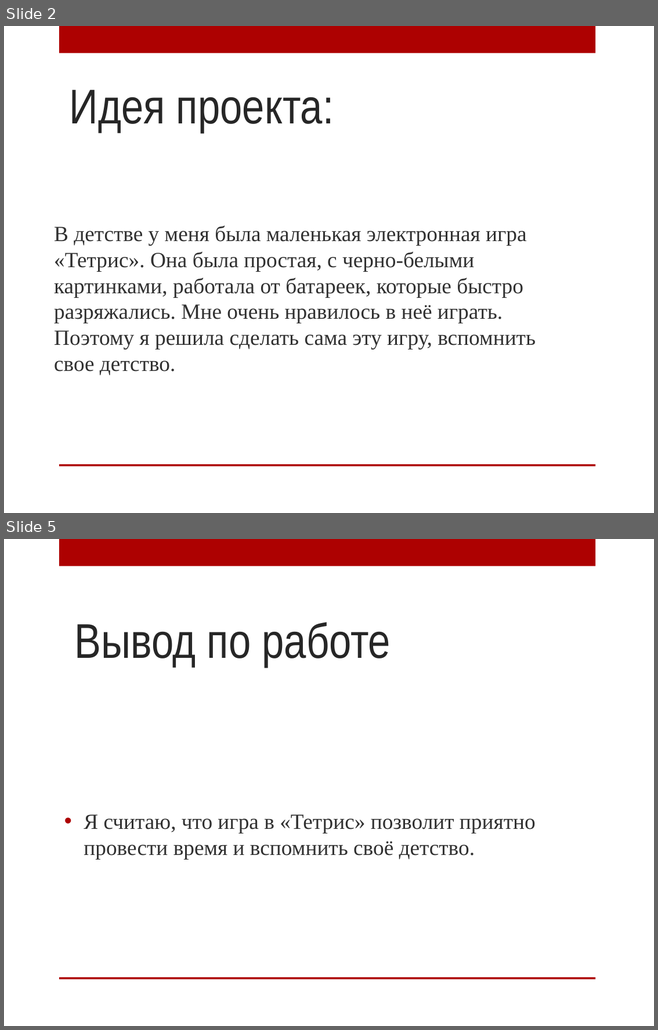
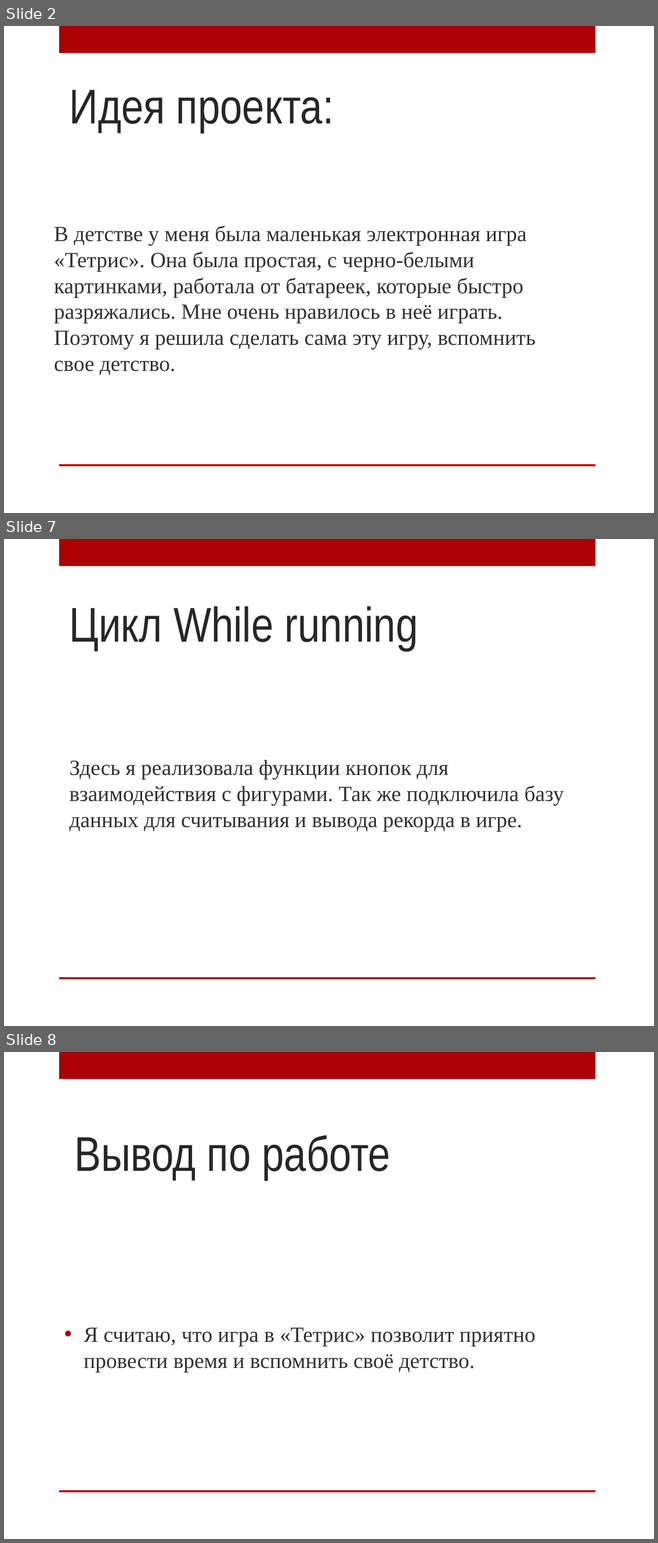
Before and after one commit to 61milenap/pygame, a slide deck: Название проекта « Тетрис».pptx. Shown one above the other, each under a label of ours: slides 2 and 5 before the commit, slides 2, 7 and 8 after it; the slides between them are not shown. The pictures are 658x1030 and 658x1543 pixels, drawn with LibreOffice and Linux fonts; fonts in the diff are those of the drawing; background and template pictures are left out. Boxes give left, top, right and bottom in pixels: in the first picture for what was removed or moved away, otherwise in the second. Text is boxed around its words. In the diff, an @@ line names an element or a change of style, - is before the commit and + after.

```diff
--- a/Название проекта « Тетрис».pptx
+++ b/Название проекта « Тетрис».pptx
@@ slide 7 added at [4,539,654,1026], background picture (left out); not listed: 2 template elements that a slide beside it also shows @@
@@ title added at [70,606,418,650], 54 pt, text #262626 @@
+Цикл While running
@@ text added at [70,760,564,831], 24 pt, text #303030 @@
+Здесь я реализовала функции кнопок для взаимодействия с фигурами. Так же подключила базу данных для считывания и вывода рекорда в игре.
@@ what was slide 5 is now slide 8 @@
```
Also in this commit, not shown: 1 slide changed, 3 other slides added, 1 slide removed, 3 other files.
